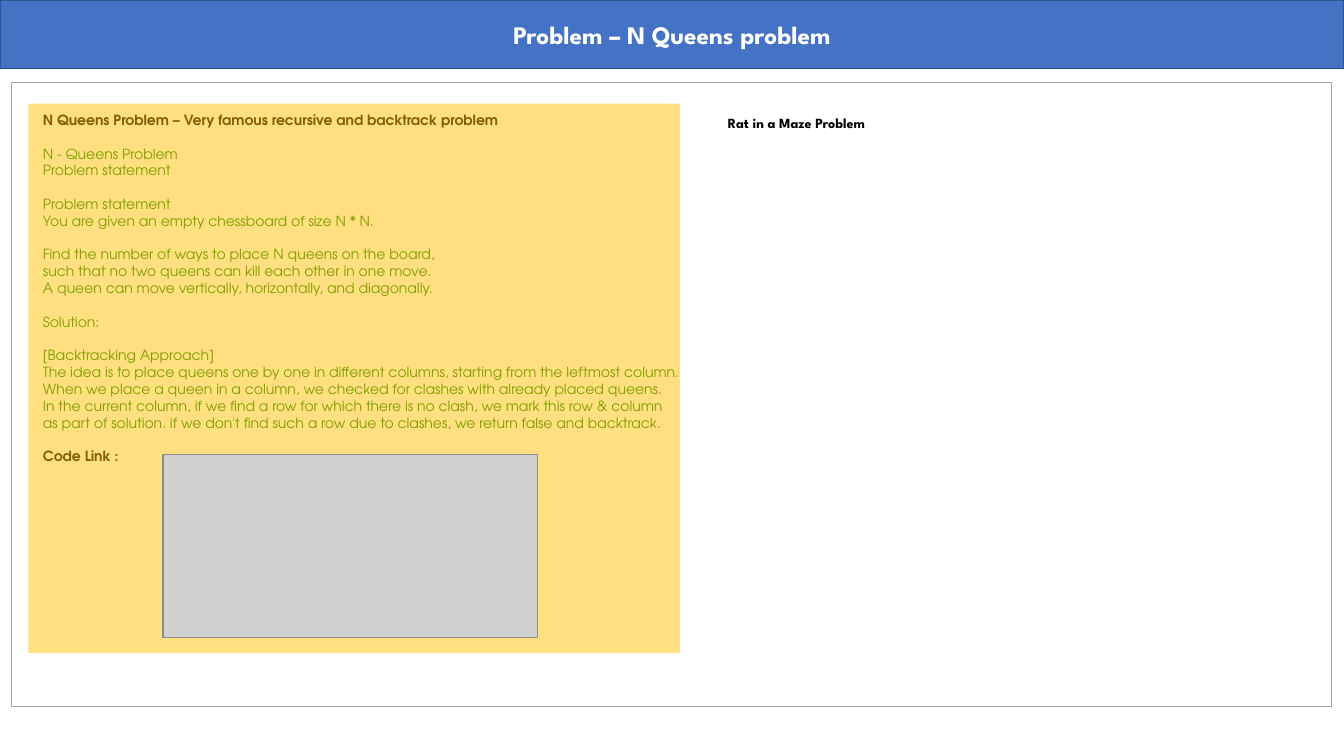
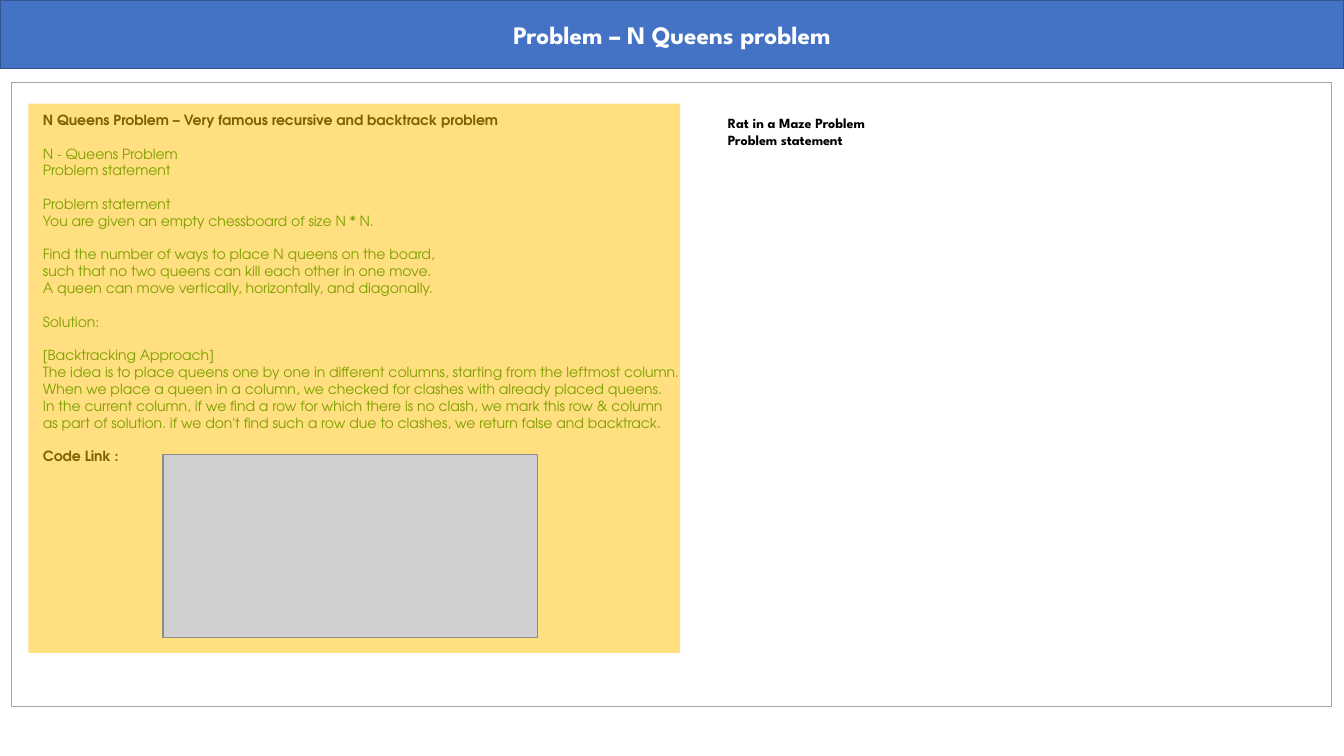
Before and after one commit to abmishra1234/4AM_Club_Coding, a slide deck: slide 9 of RecursionAndBacktracking/Recursion_Backtracking.pptx (slide 4 before the commit). Drawn at 1344x756 pixels with LibreOffice and Linux fonts; fonts in the diff are those of the drawing; grey boxes stand for pictures. Boxes give left, top, right and bottom in pixels: in the first picture for what was removed or moved away, otherwise in the second. Text is boxed around its words. In the diff, an @@ line names an element or a change of style, - is before the commit and + after.

```diff
--- a/RecursionAndBacktracking/Recursion_Backtracking.pptx
+++ b/RecursionAndBacktracking/Recursion_Backtracking.pptx
@@ text at (x1=728, y1=135, x2=843, y2=145): paragraph added @@
+Problem statement
```
Also in this commit, not shown: 5 slides added.
